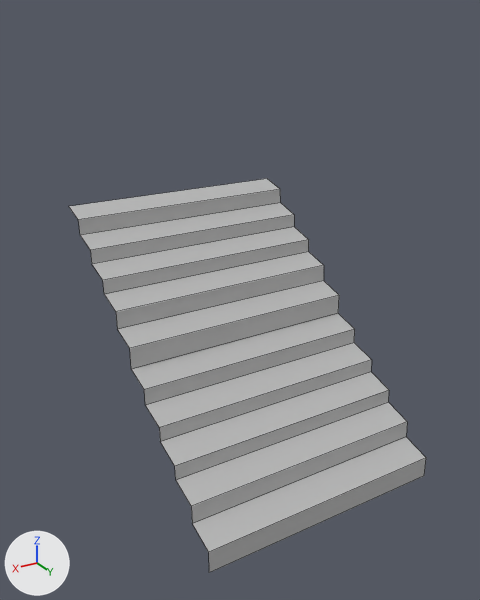
Before and after pictures for a commit that changed the FBX model Assets/Meshes/Environment/bg_seats_02.fbx.
Rendered twice from a camera (50 mm lens) standing at (15.4, 25.3, 20.7) and looking at (0.5, 0.6, 8.3). The axes (+X, +Y, +Z) are drawn at lower left. The lights are the same throughout. Mesh edges are drawn as thin lines. Where no turn or scale is listed for an object, it has been applied to the vertices.

The first picture shows 'bg_seats_02'.
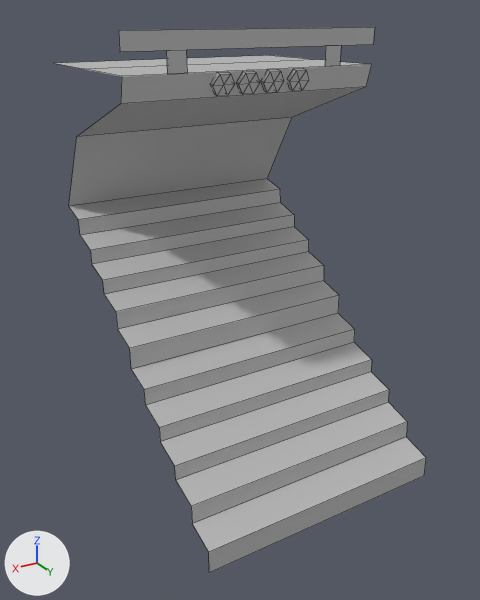
What differs and where, as boxes (x1, y1, x2, y2) in the pictures (480 x 600 px):
'bg_seats_02', reshaped (38% taller)
    before: (69, 179, 426, 573)
    after: (56, 27, 426, 573)
part 1 of me_mesh, added
    after: (288, 69, 309, 91)
part 2 of me_mesh, added
    after: (262, 70, 284, 93)
part 3 of me_mesh, added
    after: (237, 71, 260, 94)
part 4 of me_mesh, added
    after: (211, 73, 235, 96)
part 5 of me_mesh, added
    after: (56, 27, 375, 206)

The edits, one by one:
me_mesh is used by ob_bg_seats_02; location (0.0, 0.0, 0.0).
Verts and faces of me_mesh; kept vertices keep their numbers, new ones are numbered from 42.
Before the commit, vertices of me_mesh: 20 (-5.95, -7.16, 11.81) at pixel (267, 178), 21 (5.95, -7.17, 11.8) at pixel (68, 206).
me_mesh had 42 vertices, 20 faces and spanned x -5.95..5.95, y -7.17..7.19, z 0.0..11.81.
me_mesh now has 116 vertices, 76 faces and spans x -5.96..5.96, y -7.17..7.19, z 0.0..20.16.
me_mesh part 1: a new loose piece of 13 vertices spanning x -2.48..-1.48, y 0.9..1.35, z 17.69..18.58, in mat_lambert1 (grey #bcbcbc).
me_mesh part 2: a new loose piece of 13 vertices spanning x -1.18..-0.18, y 0.9..1.35, z 17.69..18.58, in mat_lambert1 (grey #bcbcbc).
me_mesh part 3: a new loose piece of 13 vertices spanning x 0.0..1.0, y 0.9..1.35, z 17.69..18.58, in mat_lambert1 (grey #bcbcbc).
me_mesh part 4: a new loose piece of 13 vertices spanning x 1.19..2.19, y 0.9..1.35, z 17.69..18.58, in mat_lambert1 (grey #bcbcbc).
Part 5, on me_mesh:
New vertex 42 is at (3.29, 1.22, 19.45), pixel (186, 49).
New vertex 43 is at (3.29, 1.22, 18.6), pixel (187, 73).
New vertex 44 is at (-4.14, 1.22, 19.45), pixel (341, 45).
New vertex 45 is at (-4.14, 1.22, 18.62), pixel (339, 65).
New vertices 46 to 49 stand at vertices 42 to 45, in that order, plus (0.84, 0.0, 0.0).
New vertex 50 is at (-5.95, -7.16, 18.62), pixel (269, 55).
New vertex 51 is at (5.95, -7.17, 18.61).
New vertex 52 is at (-5.95, 0.95, 17.63), pixel (366, 86).
New vertex 53 is at (-5.95, 1.22, 18.62), pixel (371, 64).
New vertex 54 is at (5.96, 1.21, 18.6), pixel (121, 76).
New vertex 55 is at (5.96, 0.95, 17.62), pixel (120, 103).
New vertex 56 is at (5.96, -2.98, 18.6), pixel (83, 68).
New vertex 57 is at (-5.95, -2.97, 18.62), pixel (315, 59).
New vertex 58 is at (-5.95, -4.79, 15.59), pixel (292, 117).
New vertex 59 is at (5.95, -4.79, 15.58), pixel (76, 136).
New vertex 60 is at (5.96, 1.22, 20.16), pixel (118, 30).
New vertex 61 is at (5.96, 1.22, 19.45), pixel (119, 51).
New vertex 62 is at (-5.95, 1.22, 20.16), pixel (374, 27).
New vertex 63 is at (-5.95, 1.22, 19.45), pixel (373, 44).
New faces: (52, 53, 54, 55), (50, 51, 56, 57), (20, 58, 59, 21), (53, 57, 56, 54), (52, 55, 59, 58), (60, 61, 63, 62).
New faces: (42, 46, 47, 43), (44, 48, 49, 45).
